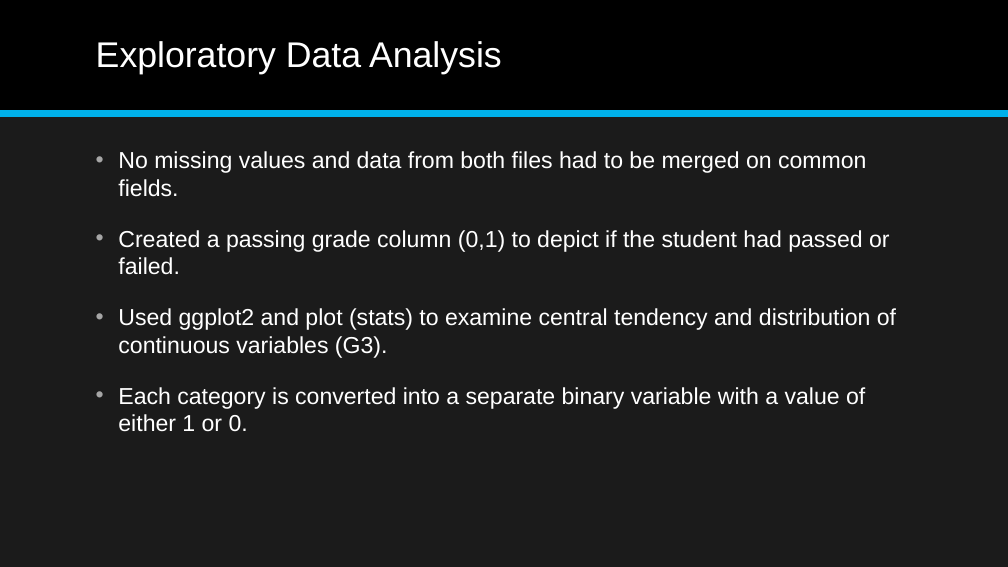
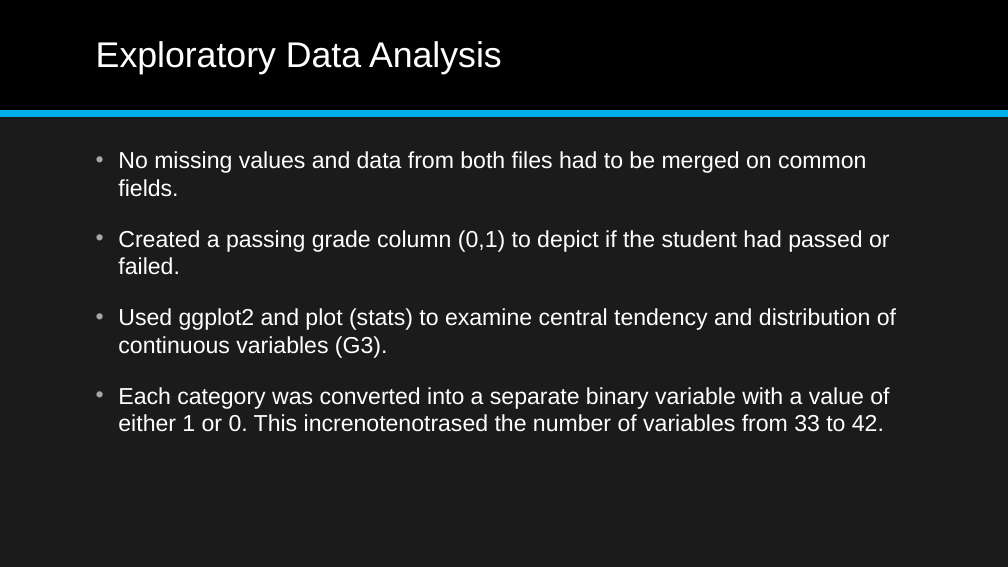
Before and after one commit to aajunwa/capstone, a slide deck: slide 7 of Student Alcohol Consumption Data Science Project.pptx. Drawn at 1008x567 pixels with LibreOffice and Linux fonts; fonts in the diff are those of the drawing. Boxes give left, top, right and bottom in pixels: in the first picture for what was removed or moved away, otherwise in the second. Text is boxed around its words. In the diff, an @@ line names an element or a change of style, - is before the commit and + after.

```diff
--- a/Student Alcohol Consumption Data Science Project.pptx
+++ b/Student Alcohol Consumption Data Science Project.pptx
@@ text at (118, 387, 889, 432): text changed @@
-• Each category is converted into a separate binary variable with a value of either 1 or 0.
+• Each category was converted into a separate binary variable with a value of either 1 or 0. This increnotenotrased the number of variables from 33 to 42.
```
Also in this commit, not shown: 4 other slides changed, 1 other file.
